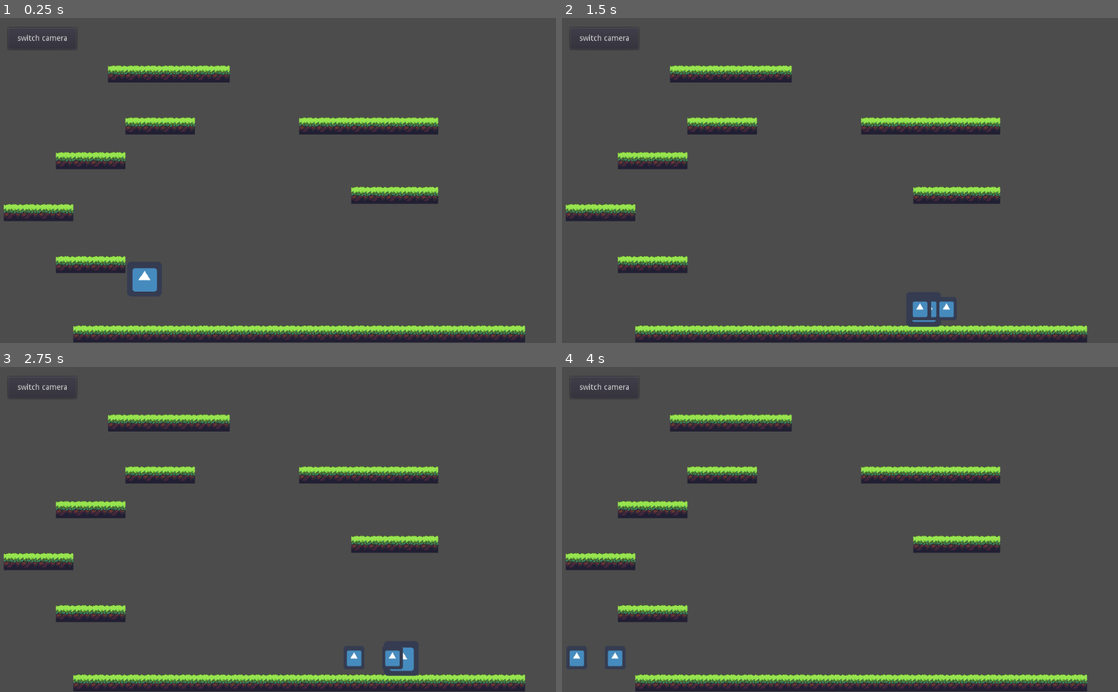
Above: before the commit, frames 1-4 (two rows, left to right).
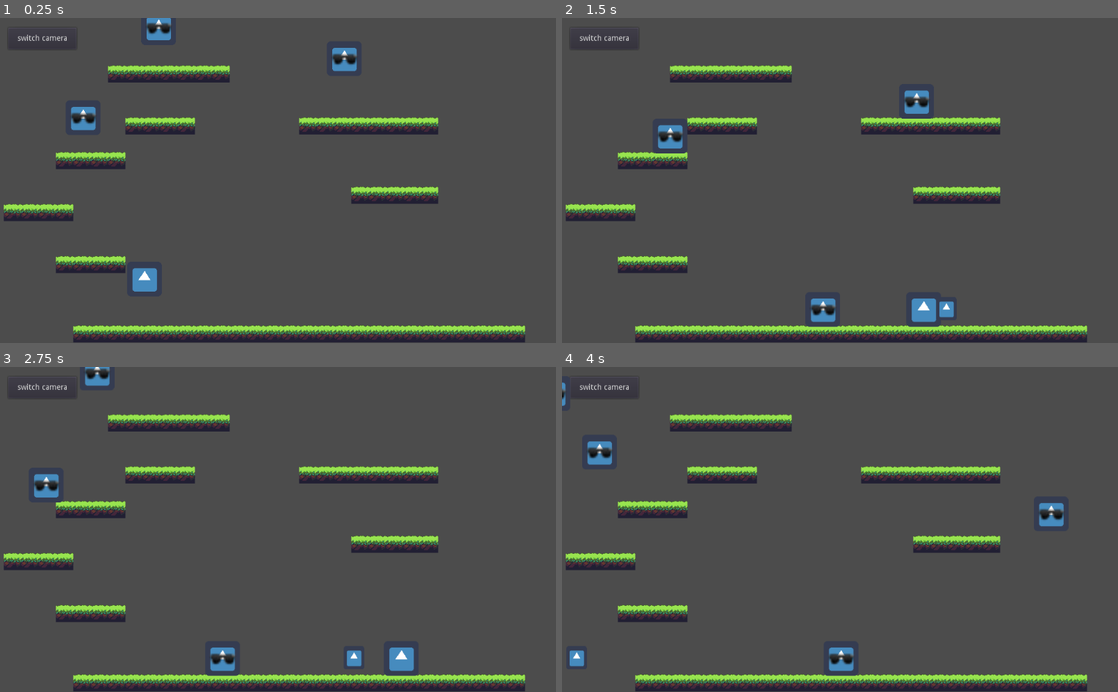
Above: after the commit, the same moments.

Repository: digitaltdesignlyngby/GodotPlatformer
Game: Godot game, scene res://Level1.tscn
Same seed, same stepped clock (60 frames per second), same inputs: the game is played once before the commit and once after it. The engine's default icon, where the game draws it, is replaced by a stand-in: a white triangle on a blue panel in a dark square.
Inputs:
- Up to frame 1 (0.25 s): no input
- Up to frame 2 (1.5 s): tap Enter (ui_accept) at 0.5, 0.77, 0.8, 1.07, 1.35 s; hold Right (ui_right) from 0.53 s (still down); tap Space (shoot, bound only after the commit) at 0.6 s
- Up to frame 3 (2.75 s): tap Enter (ui_accept) at 1.52, 1.82, 2.3 s; tap Space (shoot, bound only after the commit) at 1.55, 2.1 s; release Right (ui_right) at 2.03 s; hold Left (ui_left) from 2.03 s (still down)
- Up to frame 4 (4 s): release Left (ui_left) at 2.78 s; hold Right (ui_right) from 2.78 s (still down); tap Space (shoot, bound only after the commit) at 2.85 s; tap Enter (ui_accept) at 3.02, 3.32, 3.6, 3.77 s

The runs differ from the first frame. In frame 1, 0.9% of the frame differs, in the area x 12-65%, y 0-35%; in frame 2, 1.2%, in the area x 16-68%, y 22-96%; in frame 3, 1.0%; in frame 4, 1.1%.

Commit message:
Enemies NPC
1.) Laver en scene der nedarver fra Player ved at oprette en ny scene - og klikke på "instance child scene" ved siden af "+" (new scene)
2.) Derefter højreklikke på scenen og trykke "exetend script" - det nye script hedder "Enemy.gd"
3.) I "Enemy.gd" overskrives funktionen "get_input(delta)" og istedet for at styre med knapperne - laver vi nu random tal der styre "hop" og "bevægelse"
4.) Der tilføjes en ny sprite der placeres ovenpå den anden ... et par solbriller... så man kan se forskel på spilleren og fjenderne

Diff:
--- /dev/null
+++ b/Enemy.gd
@@ -0,0 +1,10 @@
+extends "res://PlayerScript.gd"
+
+func _ready():
+	speed = 10
+
+func get_input(delta):
+	if rand_range(-1.0,40.0) < 0:						speed 		*=	-1
+	if rand_range(-1.0,80.0) < 0 && is_on_floor():		velocity.y 	-=	jump_speed
+	if is_on_floor():									velocity.x 	+=	speed
+	updateAll(delta)
--- /dev/null
+++ b/Enemy.tscn
@@ -0,0 +1,13 @@
+[gd_scene load_steps=4 format=2]
+
+[ext_resource path="res://Player.tscn" type="PackedScene" id=1]
+[ext_resource path="res://Enemy.gd" type="Script" id=2]
+[ext_resource path="res://pngimg.com - sunglasses_PNG142.png" type="Texture" id=3]
+
+[node name="Enemy" instance=ExtResource( 1 )]
+script = ExtResource( 2 )
+
+[node name="sunglasses" type="Sprite" parent="." index="4"]
+position = Vector2( 1, 0.999999 )
+scale = Vector2( 2.97059, 3.125 )
+texture = ExtResource( 3 )
--- a/Level1.tscn
+++ b/Level1.tscn
@@ -1,8 +1,9 @@
-[gd_scene load_steps=10 format=2]
+[gd_scene load_steps=11 format=2]
 
 [ext_resource path="res://Jungle_terrain.png" type="Texture" id=1]
 [ext_resource path="res://Player.tscn" type="PackedScene" id=2]
 [ext_resource path="res://GUI.tscn" type="PackedScene" id=3]
+[ext_resource path="res://Enemy.tscn" type="PackedScene" id=4]
 
 [sub_resource type="ConvexPolygonShape2D" id=2]
 points = PoolVector2Array( 0, 0, 32, 0, 32, 32, 0, 32 )
@@ -159,3 +160,15 @@
 
 [node name="GUI" parent="." instance=ExtResource( 3 )]
 position = Vector2( 47, -307 )
+
+[node name="Enemy" parent="." instance=ExtResource( 4 )]
+position = Vector2( 339, -309 )
+
+[node name="Enemy2" parent="." instance=ExtResource( 4 )]
+position = Vector2( 681, -252 )
+
+[node name="Enemy3" parent="." instance=ExtResource( 4 )]
+position = Vector2( 529, -392 )
+
+[node name="Enemy4" parent="." instance=ExtResource( 4 )]
+position = Vector2( 200, -143 )
--- a/PlayerScript.gd
+++ b/PlayerScript.gd
@@ -15,7 +15,6 @@
 func get_input(delta):
 	#velocity.x = velocity.x * 0.9
 	#velocity.x = 0
-
 	#This is for the player to move right
 	if Input.is_action_pressed("ui_right") && is_on_floor():
 		velocity.x += speed
@@ -26,20 +25,21 @@
 		directionLeft = true
 	#This is for the player to jump
 	if Input.is_action_just_pressed("ui_up") && is_on_floor():
-		#Checks to see if player is on the ground or not
-			velocity.y -=jump_speed
-	if Input.is_action_just_pressed("ui_accept"):
-			var b = bullet.instance(PackedScene.GEN_EDIT_STATE_MAIN)
-			b.position.x = position.x
-			b.position.y = position.y
-			if directionLeft : b.speed *= -1
-			get_parent().add_child(b)
+		velocity.y -=jump_speed
+	if Input.is_action_just_pressed("shoot"):
+		var b = bullet.instance(PackedScene.GEN_EDIT_STATE_INSTANCE) ## MEGET VIGTIGT instance() HVIS EXPORT!!!
+		b.position.x = position.x
+		b.position.y = position.y
+		if directionLeft : b.speed *= -1
+		get_parent().add_child(b)
 			#add_child(b)
 			#level1.add_child(b)
 			#velocity.y -=jump_speed
+	updateAll(delta)
+	pass
 
-
-	# gravity
+func updateAll(delta):
+		# gravity
 	velocity.y += gravity * delta
 	velocity = move_and_slide(velocity, Vector2.UP)
 
@@ -50,7 +50,6 @@
 		position.y= -400
 		position.x = 200
 		#print("game over")
-
 	pass
 
 
--- a/project.godot
+++ b/project.godot
@@ -22,6 +22,14 @@
 
 common/drop_mouse_on_gui_input_disabled=true
 
+[input]
+
+shoot={
+"deadzone": 0.5,
+"events": [ Object(InputEventKey,"resource_local_to_scene":false,"resource_name":"","device":0,"alt":false,"shift":false,"control":false,"meta":false,"command":false,"pressed":false,"scancode":0,"physical_scancode":32,"unicode":0,"echo":false,"script":null)
+ ]
+}
+
 [mono]
 
 project/assembly_name="PlatformerAndrewHoffman"
Not shown, changed: .mono/metadata/ide_messaging_meta.txt
Not shown, added: export_presets.cfg
Binary file added: pngimg.com - sunglasses_PNG142.png
Not shown, added: pngimg.com - sunglasses_PNG142.png.import
